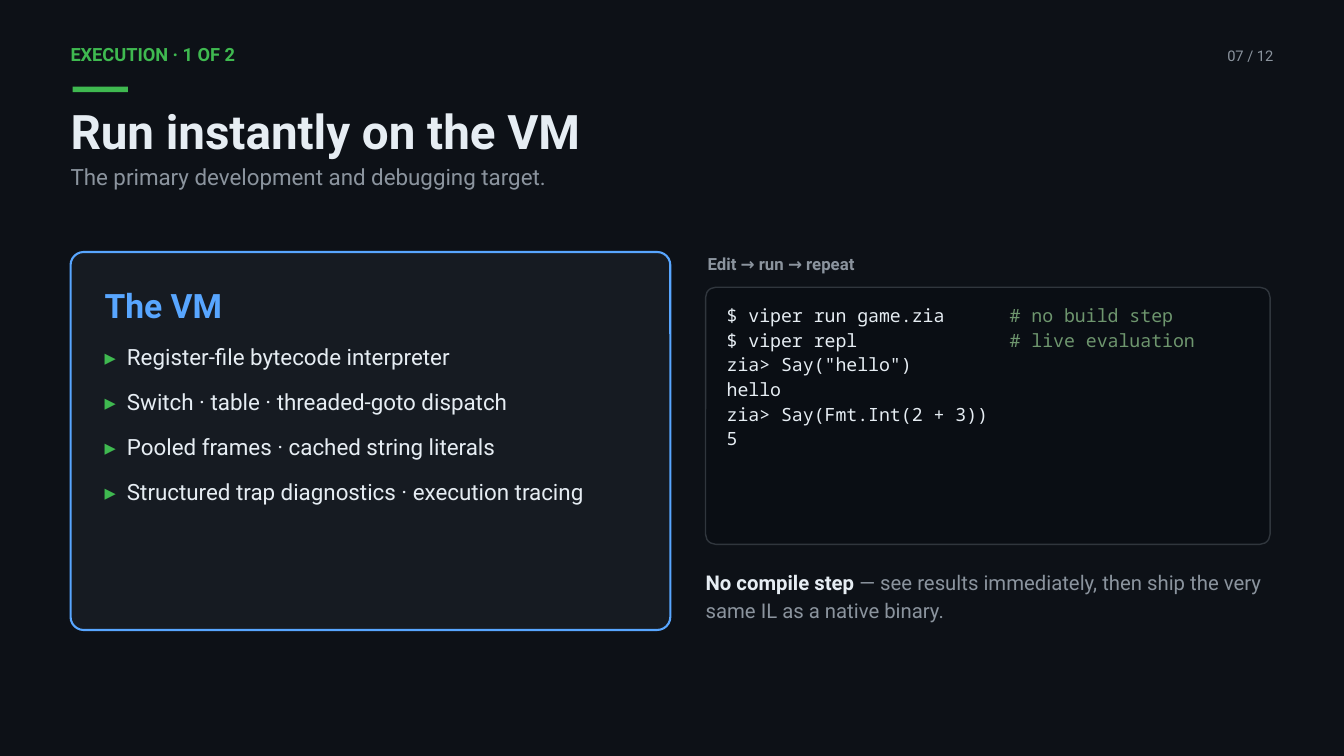
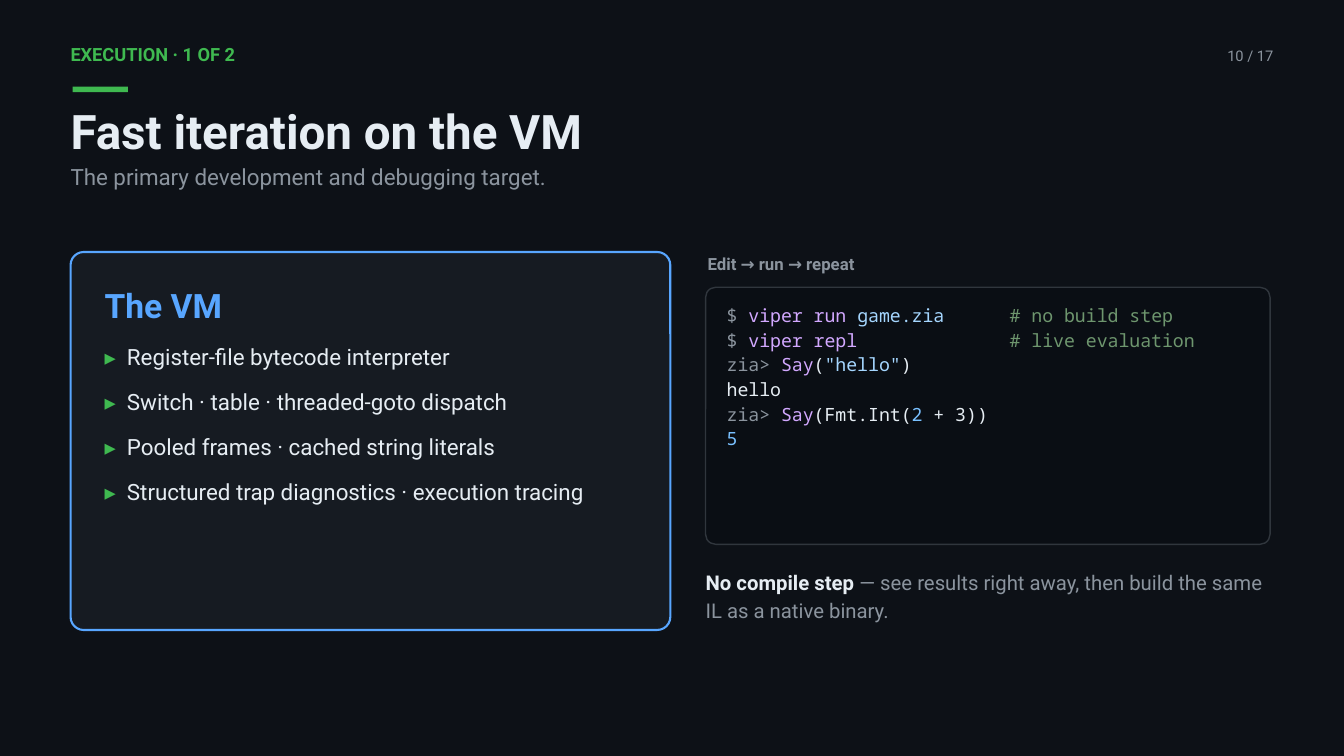
Before and after one commit to splanck/viper, a slide deck: slide 10 of misc/presentation/Viper_Intro_Revised.pptx (slide 7 before the commit). Drawn at 1344x756 pixels with LibreOffice and Linux fonts; fonts in the diff are those of the drawing. Boxes give left, top, right and bottom in pixels: in the first picture for what was removed or moved away, otherwise in the second. Text is boxed around its words. In the diff, an @@ line names an element or a change of style, - is before the commit and + after.

```diff
--- a/misc/presentation/Viper_Intro_Revised.pptx
+++ b/misc/presentation/Viper_Intro_Revised.pptx
@@ text at bbox=[1227, 50, 1273, 61]: text changed @@
-07 / 12
+10 / 17
@@ text at bbox=[71, 113, 582, 150]: text changed @@
-Run instantly on the VM
+Fast iteration on the VM
@@ text in rounded rectangle at bbox=[727, 308, 988, 445]: text colour #E6EDF3 to #8B949E in "$", "$", "zia>", "zia>"; text colour #E6EDF3 to #D2A8FF in "viper run", "viper repl", "Say("hello")", "Say(Fmt.Int(2"; text colour #E6EDF3 to #A5D6FF in "game.zia", "Say("hello")"; text colour #E6EDF3 to #79C0FF in "Say(Fmt.Int(2", "5" @@
@@ text at bbox=[706, 574, 1262, 623]: text changed @@
-No compile step — see results immediately, then ship the very same IL as a native binary.
+No compile step — see results right away, then build the same IL as a native binary.
```
Also in this commit, not shown: 10 other slides changed, 5 slides added, 17 other files.
